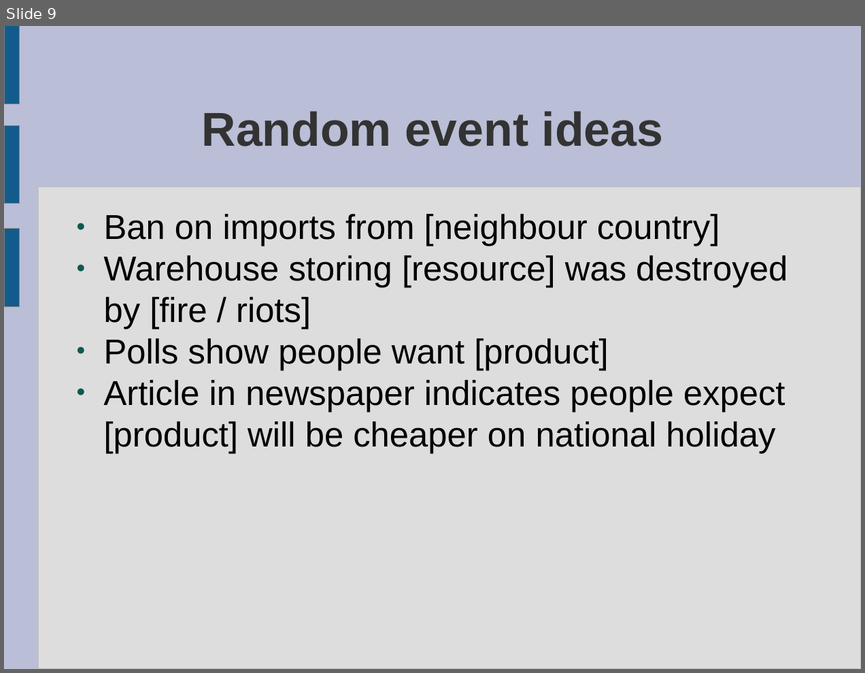
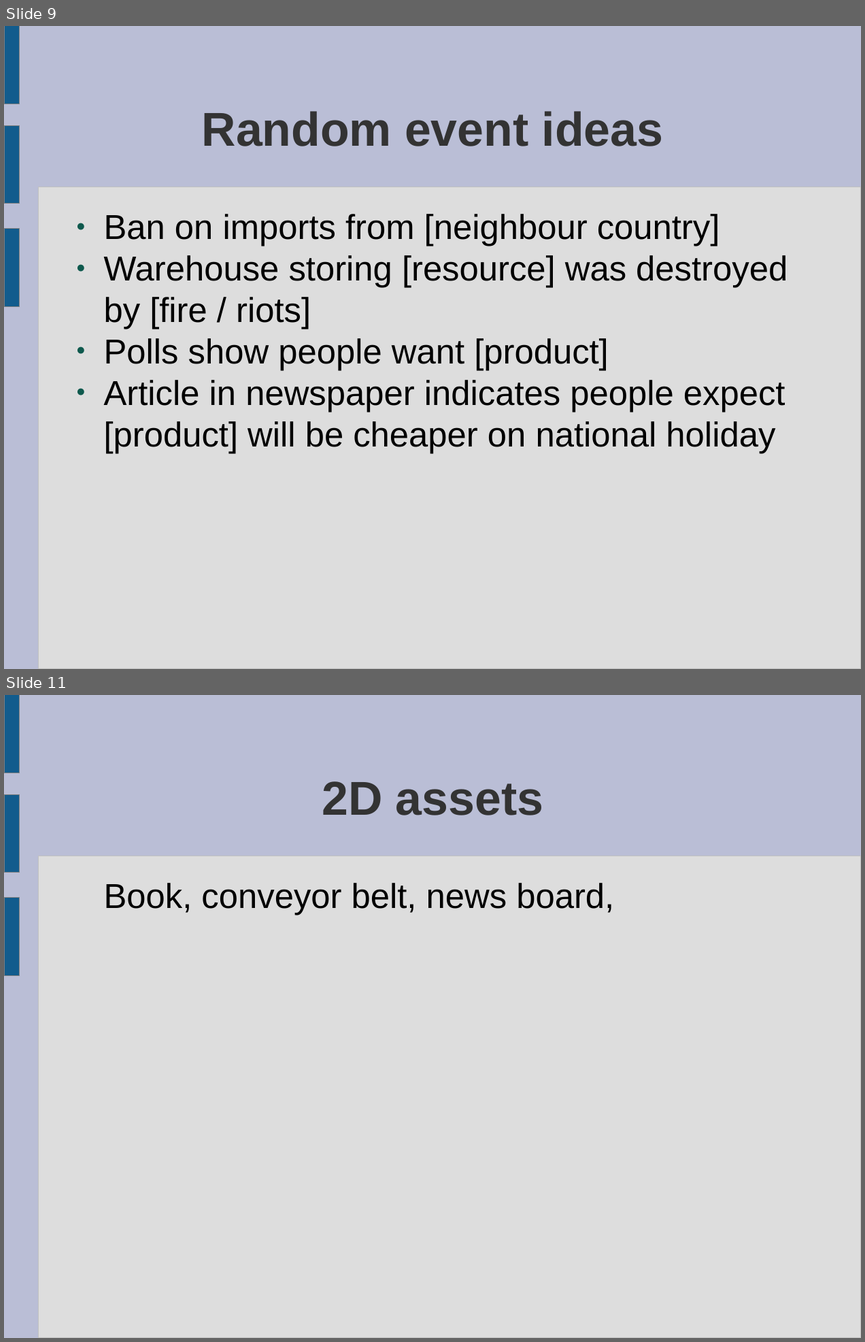
Before and after one commit to ktosox/JingleGameJam2024, a slide deck: GDD.odp. Shown one above the other, each under a label of ours: slide 9 before the commit, slides 9 and 11 after it; the slides between them are not shown. The pictures are 865x673 and 865x1342 pixels, drawn with LibreOffice and Linux fonts; fonts in the diff are those of the drawing. Boxes give left, top, right and bottom in pixels: in the first picture for what was removed or moved away, otherwise in the second. Text is boxed around its words. In the diff, an @@ line names an element or a change of style, - is before the commit and + after.

```diff
--- a/GDD.odp
+++ b/GDD.odp
@@ slide 11 added at bbox=[4, 695, 861, 1338], background #BABED6; not listed: 4 template elements that a slide beside it also shows @@
@@ title added at bbox=[322, 781, 543, 815], 44 pt, text #333333, bold @@
+2D assets
@@ text added at bbox=[104, 883, 614, 915], 32 pt, text #000000 @@
+Book, conveyor belt, news board,
```
Also in this commit, not shown: 1 slide changed, 40 other files.
